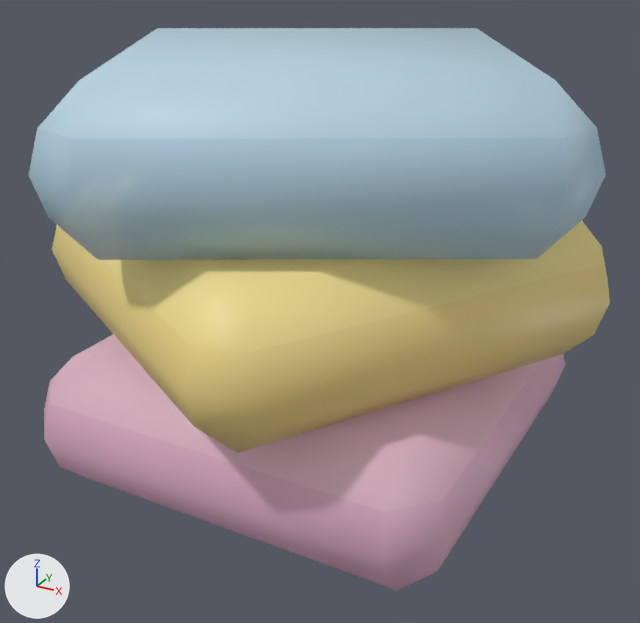
The FBX model Assets/Models/TinyTreats Bathroom/towel_stacked.fbx: old version first, new version second.
Camera for both pictures: a 50 mm lens placed at (0.582, -1.051, 0.752), pointed at (0.016, -0.022, 0.238). The axes (+X, +Y, +Z) are drawn at lower left. The lights are the same throughout. Objects named as collision shapes, trigger or cutter boxes, shadow casters or lower levels of detail are left out. Where no turn or scale is listed for an object, it has been applied to the vertices.

In view in the first picture: 'towel_stacked'.
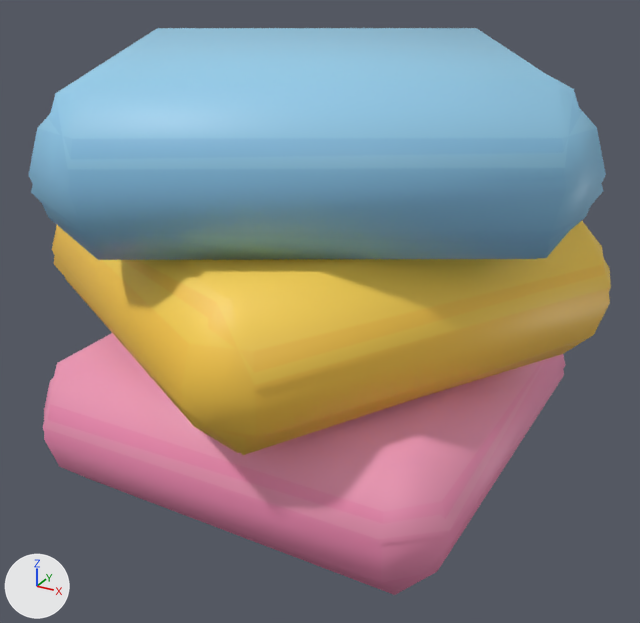
Location of each change, [x1, y1, x2, y2] in pixels of the pictures (640 x 623 px):
'towel_stacked', surface changed
    both: [29, 28, 610, 591]
'towel_stacked_LOD1', added
    after: [31, 32, 611, 595]

Edits to the bpy script that builds the scene:
```text
Change img_tiny_treats_texture_1_png:
    img_tiny_treats_texture_1_png: load_image('tiny_treats_texture_1.png', 'tiny_treats_texture_1.png', 1024, 1024, 'Non-Color') -> load_image('tiny_treats_texture_1.png', 'tiny_treats_texture_1.png', 1024, 1024, 'sRGB')
Change mat_tiny_treats_1:
    remove n3 = _N.new('ShaderNodeTexImage'); n3.name = 'Image Texture.001'
    remove n3.image = img_tiny_treats_texture_1_png
    where n0 = _N.new('ShaderNodeBsdfPrincipled'); n0.name = 'Principled BSDF'
    remove _L.new(n3.outputs[0], n0.inputs[4])  # 'Color' to 'Alpha'
    where n2 = _N.new('ShaderNodeTexImage'); n2.name = 'Image Texture'
    add _L.new(n2.outputs[1], n0.inputs[4])  # 'Alpha' to 'Alpha'
Add me_towel_stacked_001:
    me_towel_stacked_001.from_pydata(...)  # 60 vertices, 80 faces; spans x -0.4..0.4, y -0.4..0.4, z 0.0..0.6
    me_towel_stacked_001.materials.append(mat_tiny_treats_1)  # picture img_tiny_treats_texture_1_png
Add ob_towel_stacked_lod1:
    ob_towel_stacked_lod1 = bpy.data.objects.new('towel_stacked_LOD1', me_towel_stacked_001)
    ob_towel_stacked_lod1.location = (0.0, 0.0, 0.0)
```
